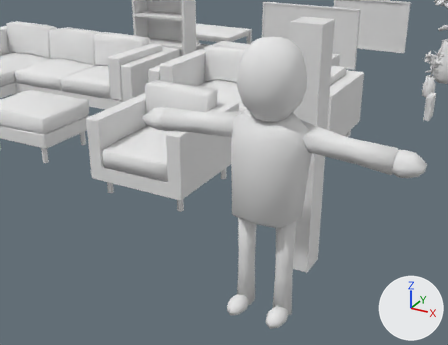
Renders of the Blender file models.blend from each side of a commit.
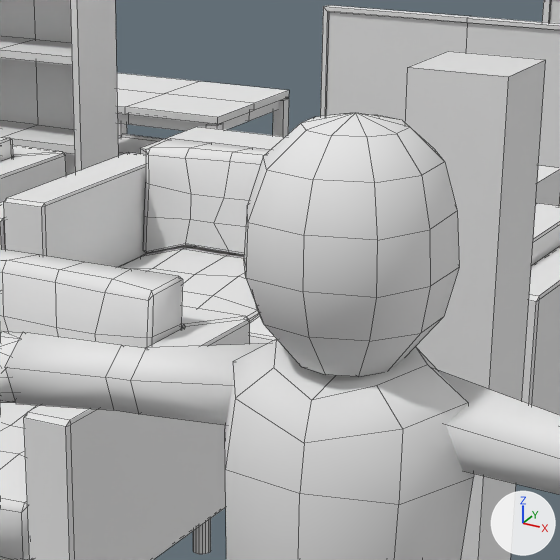
Each version is shown from a 50 mm camera at (0.31, -5.64, 2.29) aimed at (-1.23, -2.83, 0.89), then close up on the part from 35% to 76% of the width and 0% to 52% of the height. The axes (+X, +Y, +Z) are drawn at lower right. The lights are the same throughout. The close-ups show mesh edges as thin lines.

The first close-up shows 'Bookshelf', 'CouchTable', 'HeightRef', 'LazyBoy', 'LoveSeat', 'Model', 'Soffa', 'TV', 'TVBench'.
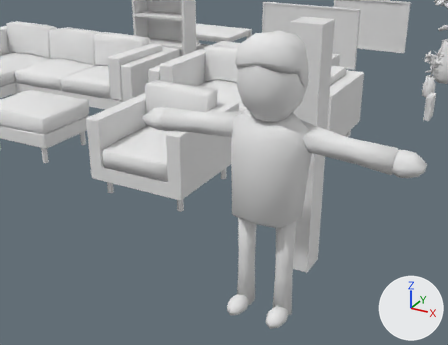
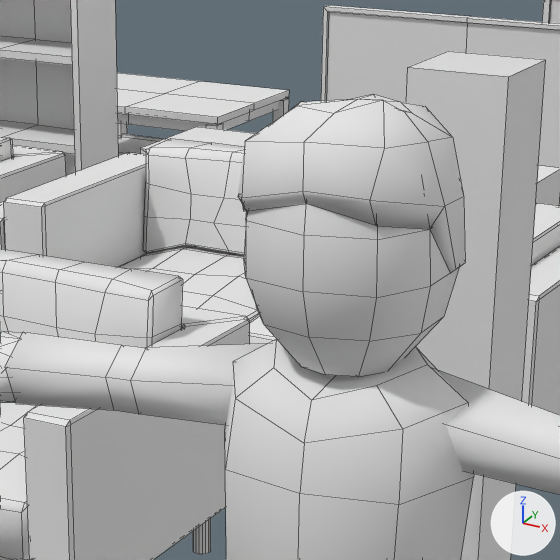
Where the change shows, as pixel boxes [x1, y1, x2, y2] in the close-ups (560 x 560 px; the box of a moved part takes in the faces that stretch with it):
'Model', reshaped: before [0, 113, 560, 560]; after [0, 94, 560, 560]
part 1 of me_sphere, added: after [238, 94, 465, 273]
part 2 of me_sphere, moved or reshaped: before [247, 113, 430, 240]; after [246, 204, 430, 240]

Edits to the bpy script that builds the scene:
```text
Change me_sphere:
    used by ob_model
    verts and faces of me_sphere; kept vertices keep their numbers, new ones are numbered from 318
    before: 1 (0.13, 0.1, 1.57) at pixel (374, 183), 148 (0.07, -0.05, 1.63) at pixel (306, 130), 149 (0.13, -0.1, 1.57) at pixel (266, 169), 154 (0.09, 0.0, 1.63) at pixel (331, 135), 155 (0.16, 0.0, 1.57) at pixel (312, 179)
    remove me_sphere.from_pydata(...)  # 318 vertices, 334 faces; spans x -0.18..0.2, y -0.84..0.84, z 0.0..1.65
    add me_sphere.from_pydata(...)  # 394 vertices, 418 faces; spans x -0.19..0.2, y -0.84..0.84, z 0.0..1.69
    me_sphere part 1: a new loose piece of 76 vertices spanning x -0.19..0.18, y -0.2..0.18, z 1.4..1.69, in mat_texture (its picture is missing)
    me_sphere part 2
    add verts[1] = (0.13, 0.1, 1.58)  # moved
    add verts[148] = (0.07, -0.06, 1.65)  # moved
    add verts[149] = (0.13, -0.11, 1.59)  # moved
    add verts[154] = (0.08, 0.0, 1.65)  # moved
    add verts[155] = (0.16, -0.01, 1.6)  # moved
```
